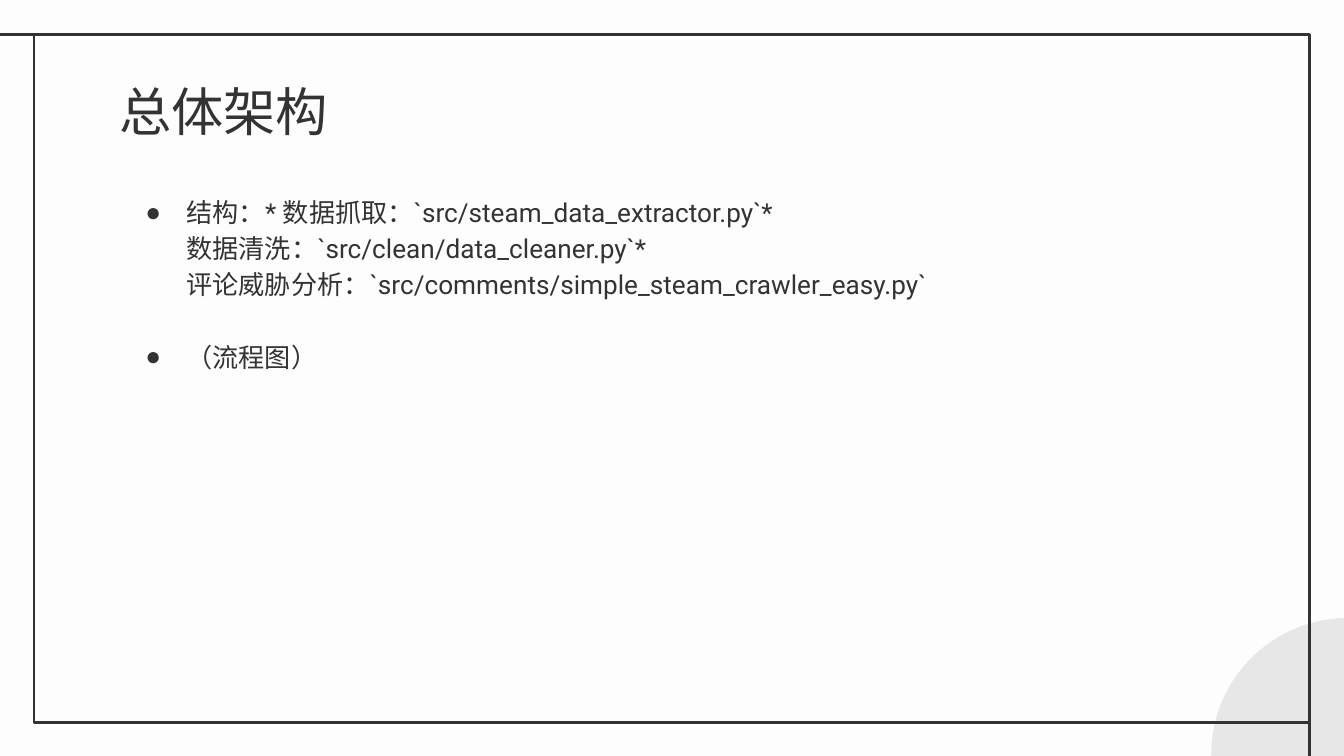
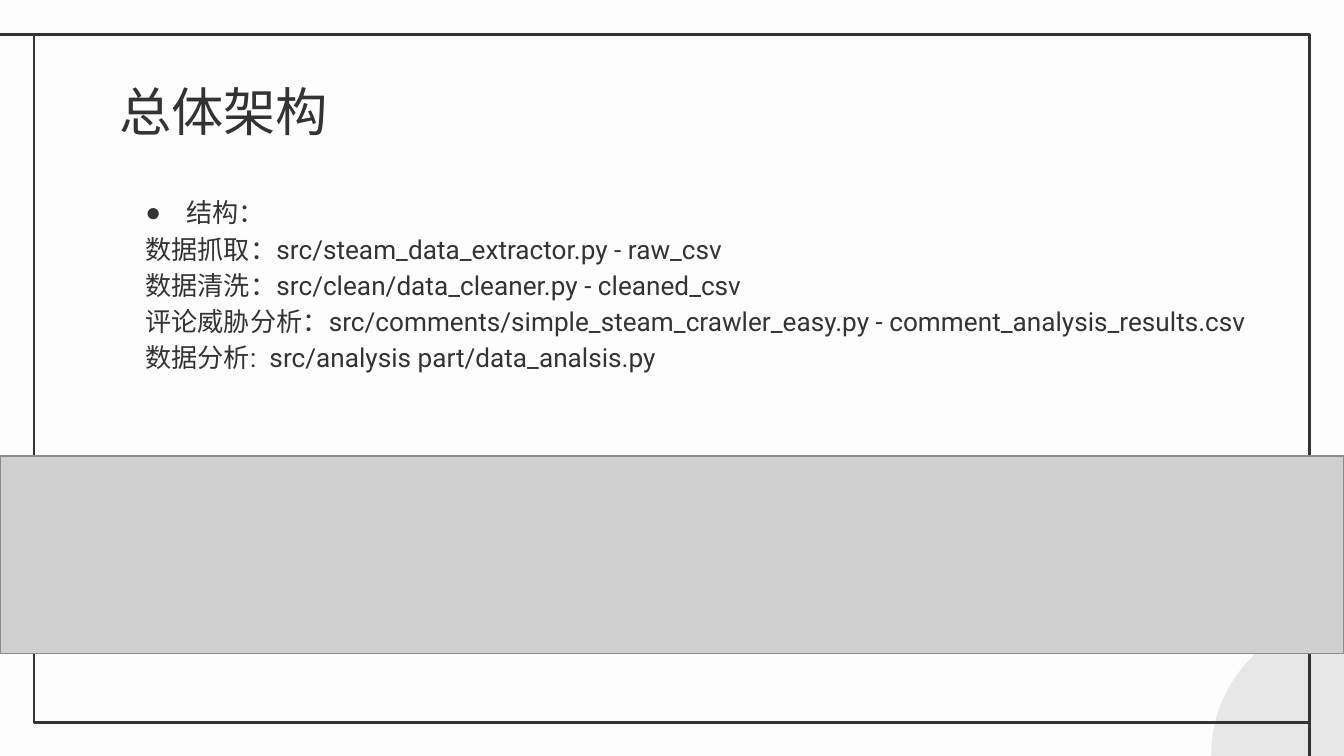
Before and after one commit to sky888galaxy/steam-spider, a slide deck: slide 5 of docs/答辩.pptx. Drawn at 1344x756 pixels with LibreOffice and Linux fonts; fonts in the diff are those of the drawing; grey boxes stand for pictures. Boxes give left, top, right and bottom in pixels: in the first picture for what was removed or moved away, otherwise in the second. Text is boxed around its words. In the diff, an @@ line names an element or a change of style, - is before the commit and + after.

Commit message:
由于爬虫修改导致的完整流程函数的小修改

```diff
--- a/docs/答辩.pptx
+++ b/docs/答辩.pptx
@@ text at <box>145,200,1245,373</box>: text changed @@
-● 结构：* 数据抓取：`src/steam_data_extractor.py`* 数据清洗：`src/clean/data_cleaner.py`* 评论威胁分析：`src/comments/simple_steam_crawler_easy.py`
-● （流程图）
+● 结构：
+数据抓取：src/steam_data_extractor.py - raw_csv
+数据清洗：src/clean/data_cleaner.py - cleaned_csv
+评论威胁分析：src/comments/simple_steam_crawler_easy.py - comment_analysis_results.csv
+数据分析: src/analysis part/data_analsis.py
@@ picture added at <box>0,456,1344,653</box> @@
```
Also in this commit, not shown: 7 other slides changed, 10 slides added, 2 slides removed, 3 other files.
